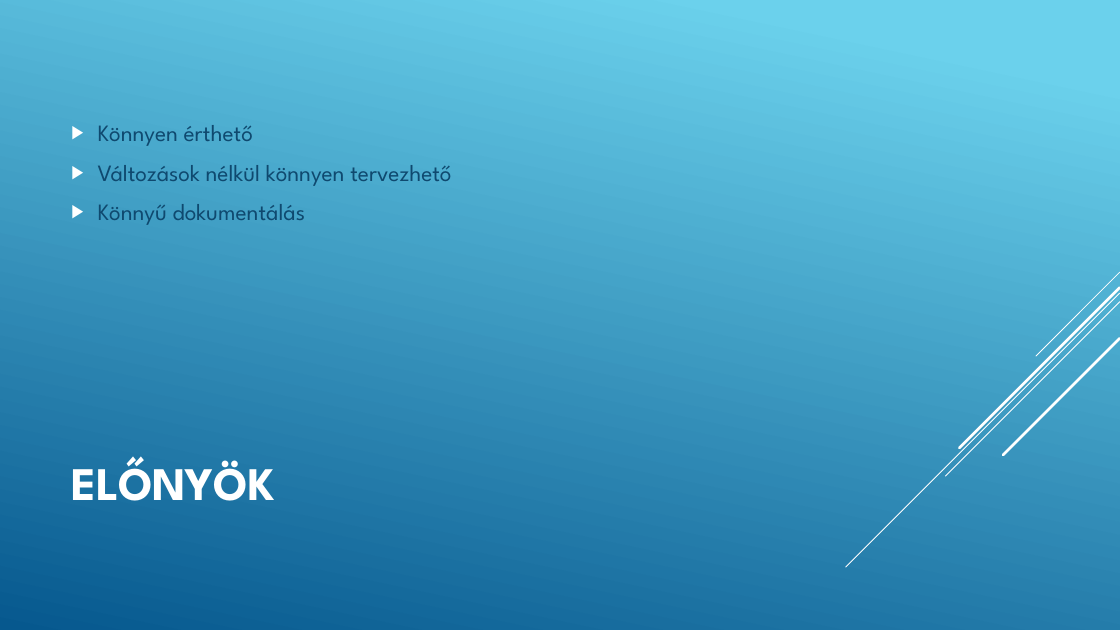
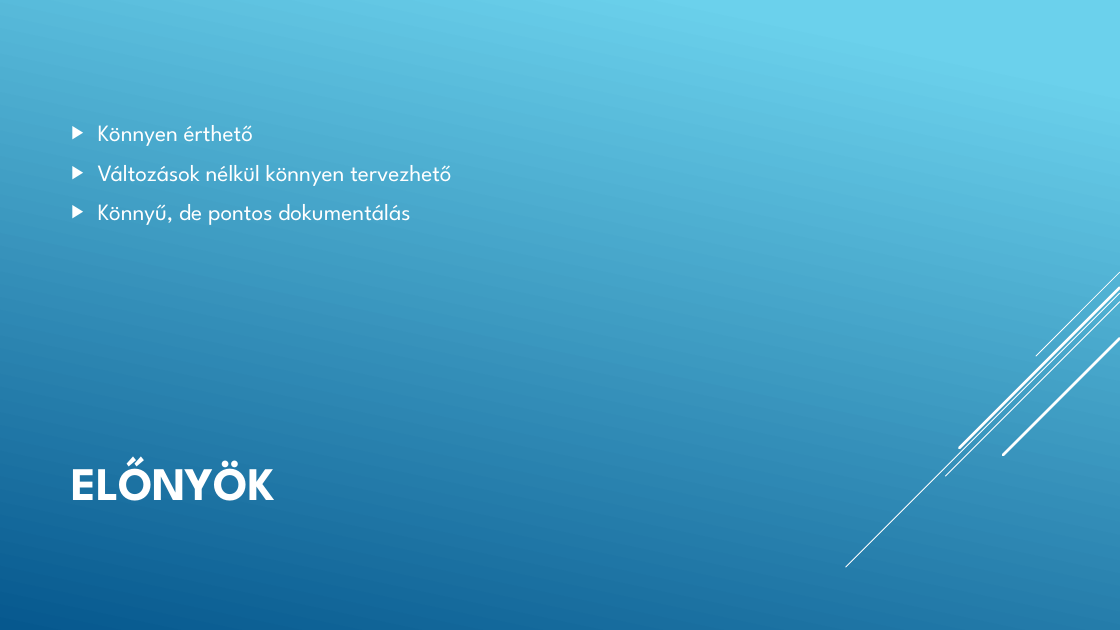
Before and after one commit to JelencsityMiklous/ppt, a slide deck: slide 4 of Vízesés modell.pptx. Drawn at 1120x630 pixels with LibreOffice and Linux fonts; fonts in the diff are those of the drawing. Boxes give left, top, right and bottom in pixels: in the first picture for what was removed or moved away, otherwise in the second. Text is boxed around its words. In the diff, an @@ line names an element or a change of style, - is before the commit and + after.

```diff
--- a/Vízesés modell.pptx
+++ b/Vízesés modell.pptx
@@ text at [98, 125, 451, 186]: text colour #0F496F to #FFFFFF in "Könnyen érthető", "Változások nélkül könnyen tervezhető" @@
@@ text at [98, 204, 410, 225]: text changed; text colour #0F496F to #FFFFFF @@
-▶ Könnyű dokumentálás
+▶ Könnyű, de pontos dokumentálás
```
Also in this commit, not shown: 3 other slides changed, 4 slides added, 1 slide removed.
